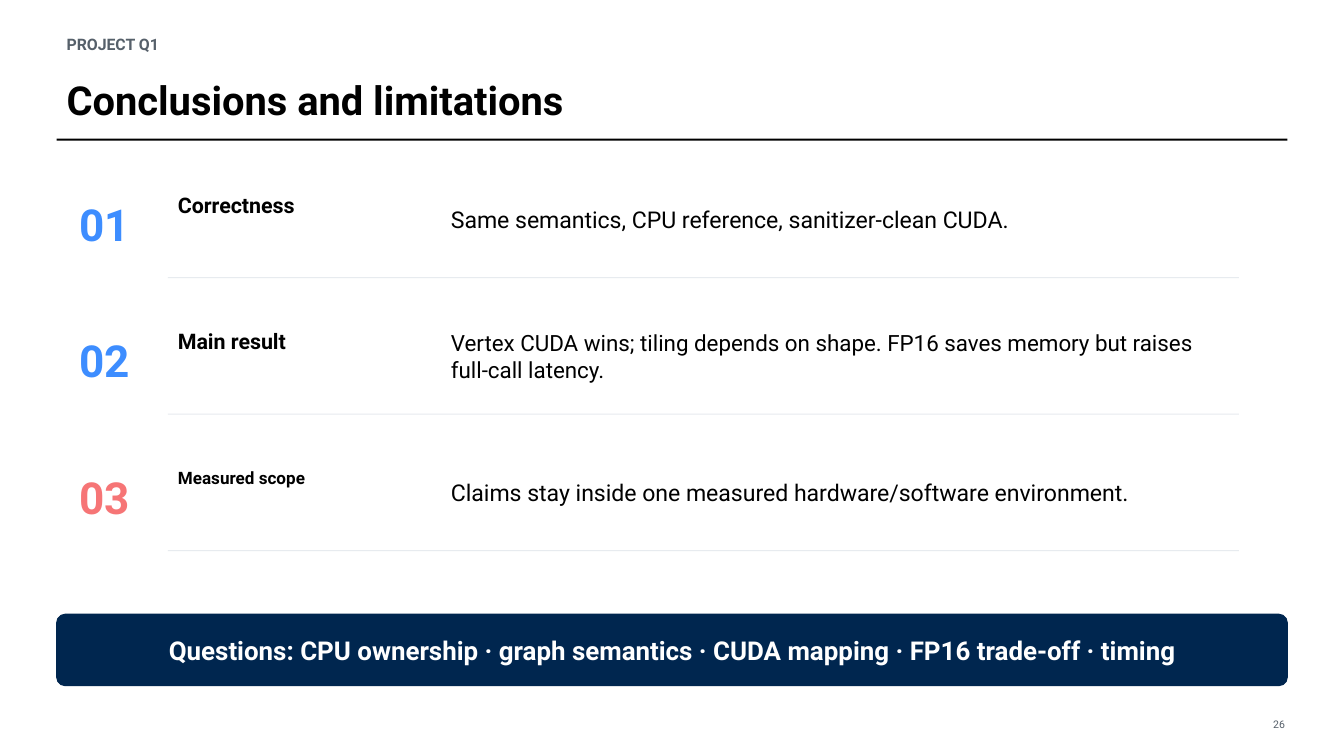
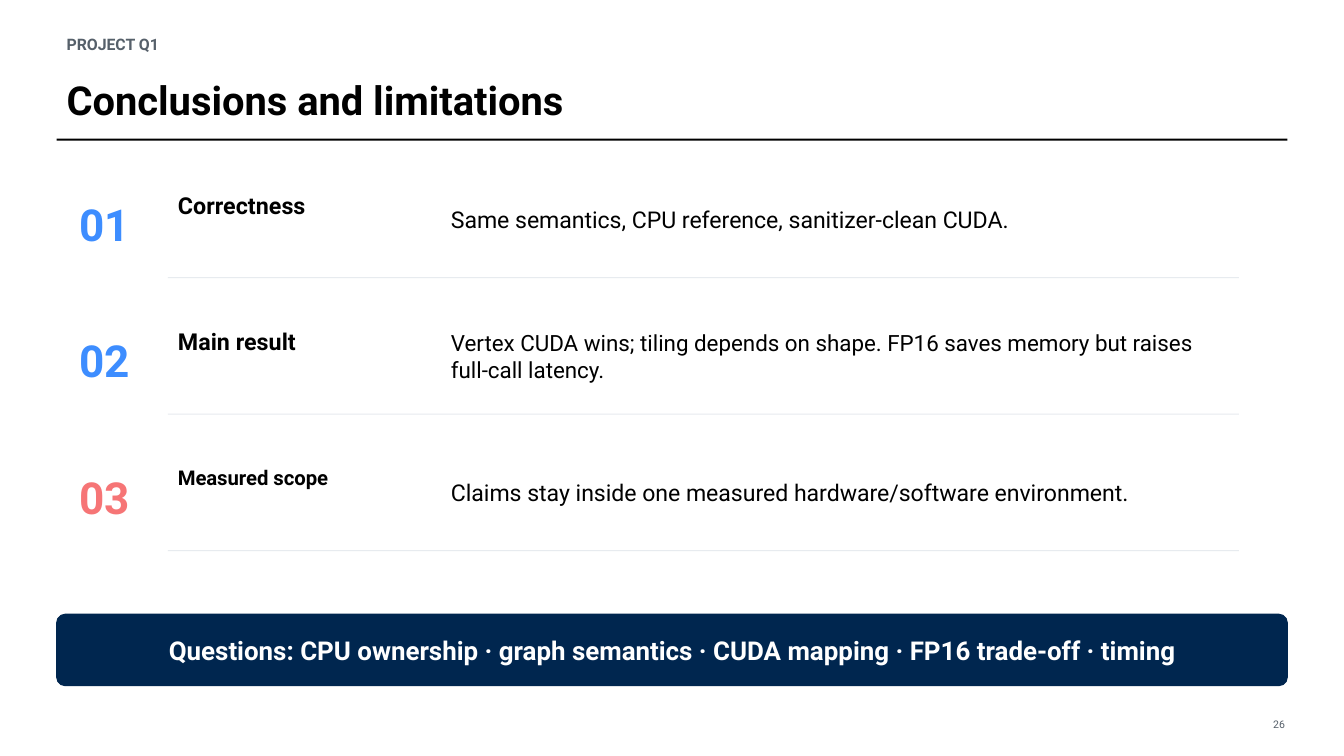
Before and after one commit to numei/gnni_on_gpus, a slide deck: slide 26 of docs/Q1-presentation-final.pptx. Drawn at 1344x756 pixels with LibreOffice and Linux fonts; fonts in the diff are those of the drawing. Boxes give left, top, right and bottom in pixels: in the first picture for what was removed or moved away, otherwise in the second. Text is boxed around its words. In the diff, an @@ line names an element or a change of style, - is before the commit and + after.

```diff
--- a/docs/Q1-presentation-final.pptx
+++ b/docs/Q1-presentation-final.pptx
@@ text "Correctness" at (178,197,306,215): size 15.2 to 16.7 pt @@
@@ text "Main result" at (178,332,296,351): size 15.2 to 16.7 pt @@
@@ text "Measured scope" at (178,469,328,489): size 12.2 to 14.4 pt @@
```
Also in this commit, not shown: 22 other slides changed, 1 other file.
